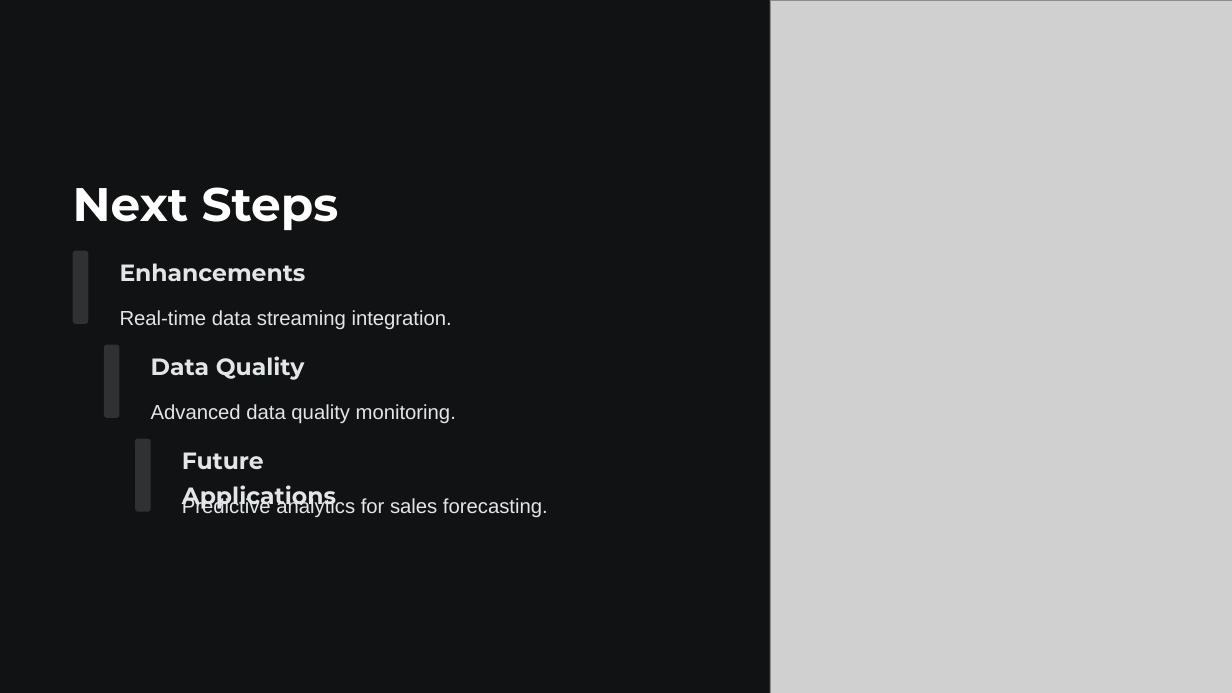
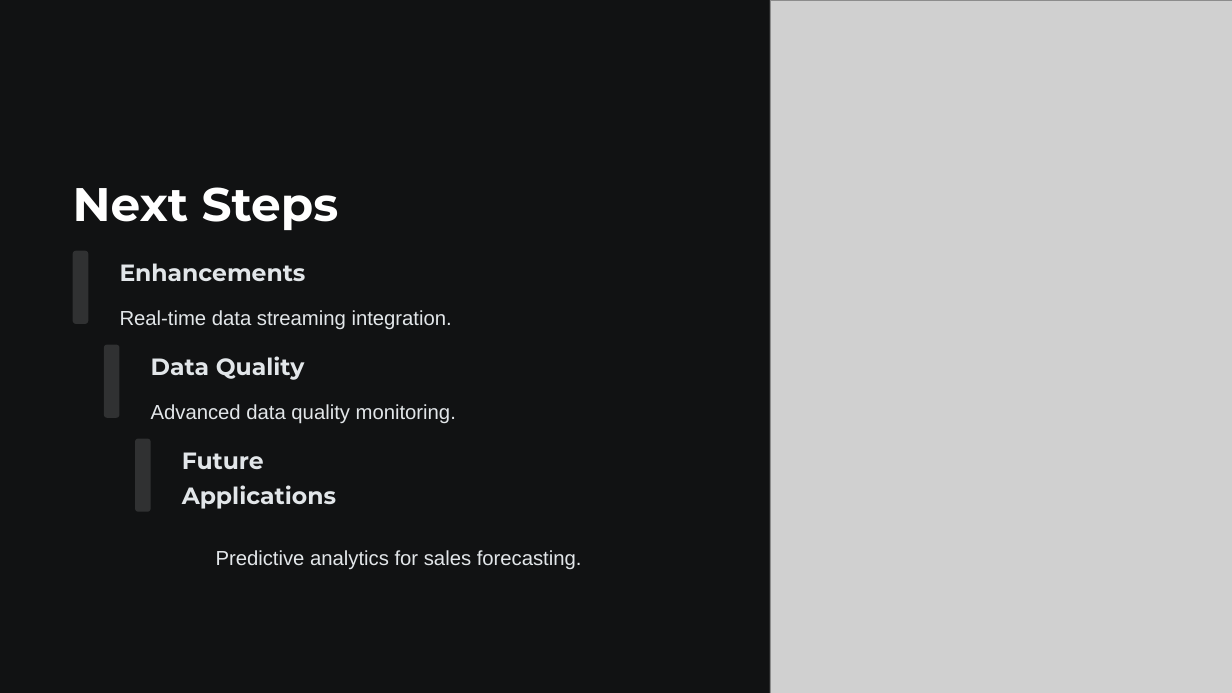
Before and after one commit to suman-kr-ghorai/ETL_BRAZILIAN_E-COM_DATA, a slide deck: slide 24 of E-Commerce-Data-Warehouse-ETL-Pipeline-Implementation.pptx (slide 11 before the commit). Drawn at 1232x693 pixels with LibreOffice and Linux fonts; fonts in the diff are those of the drawing; grey boxes stand for pictures; background and template pictures are left out. Boxes give left, top, right and bottom in pixels: in the first picture for what was removed or moved away, otherwise in the second. Text is boxed around its words. In the diff, an @@ line names an element or a change of style, - is before the commit and + after.

```diff
--- a/E-Commerce-Data-Warehouse-ETL-Pipeline-Implementation.pptx
+++ b/E-Commerce-Data-Warehouse-ETL-Pipeline-Implementation.pptx
@@ text "Predictive analytics for sales forecasting.": place and size @@
-text "Predictive analytics for sales forecasting." at <box>182,497,548,518</box>
+text "Predictive analytics for sales forecasting." at <box>216,550,582,569</box>
```
Also in this commit, not shown: 3 other slides changed, 13 slides added, 5 other files.
